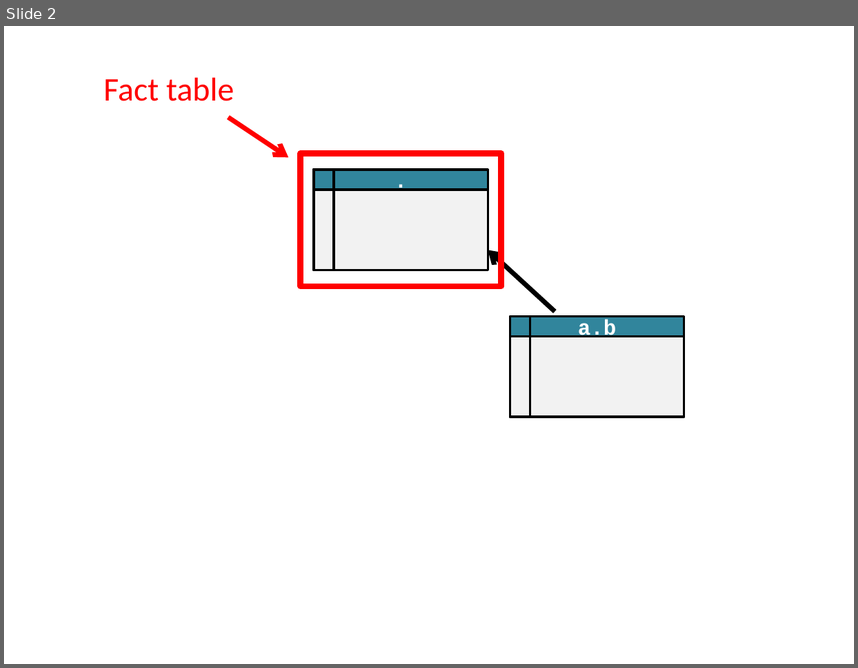
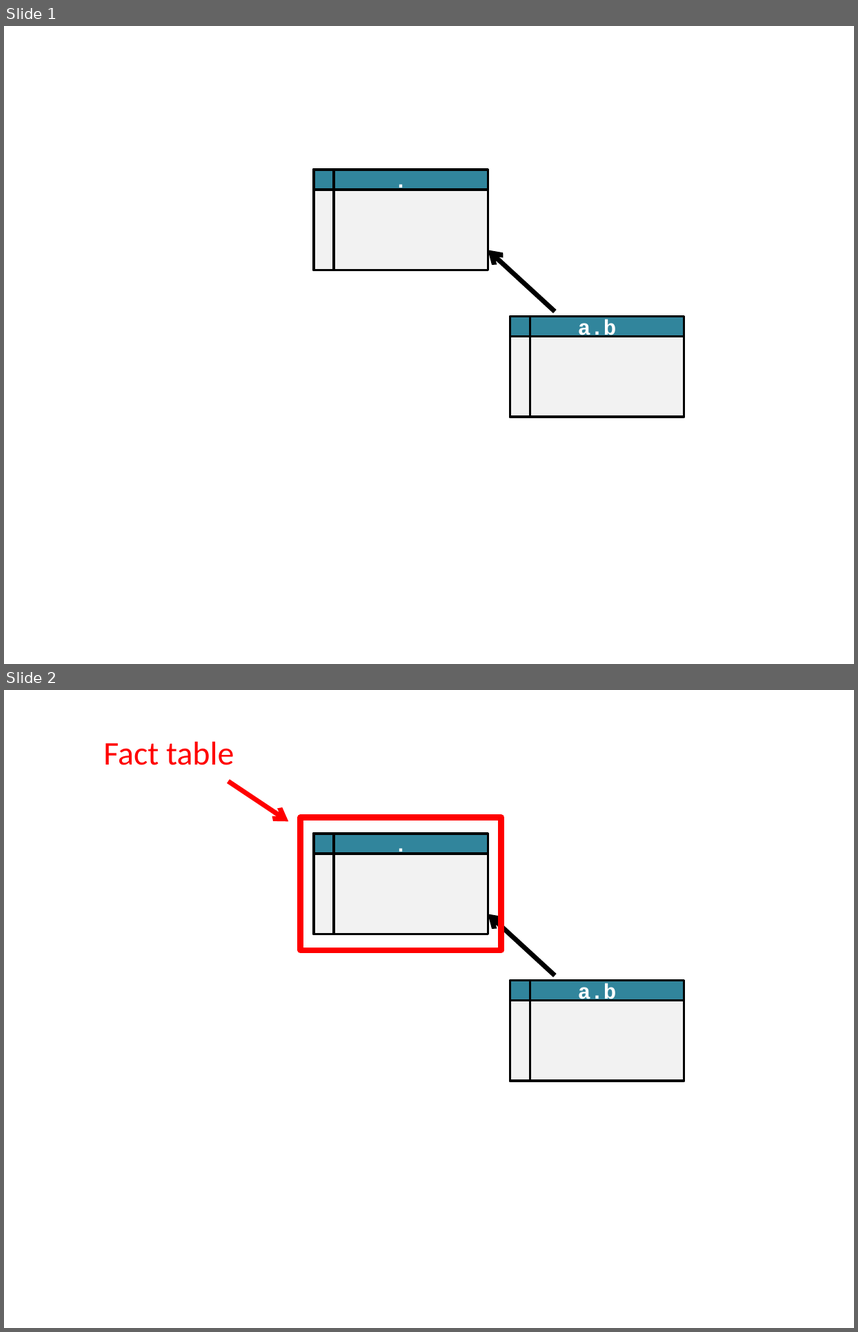
Before and after one commit to mozilla/jx-sqlite, a slide deck: docs/perspectives.pptx. Shown one above the other, each under a label of ours: slide 2 before the commit, slides 1 and 2 after it. The pictures are 858x668 and 858x1332 pixels, drawn with LibreOffice and Linux fonts; fonts in the diff are those of the drawing. Boxes give left, top, right and bottom in pixels: in the first picture for what was removed or moved away, otherwise in the second. Text is boxed around its words. In the diff, an @@ line names an element or a change of style, - is before the commit and + after.

```diff
--- a/docs/perspectives.pptx
+++ b/docs/perspectives.pptx
@@ slide 1 added at [4, 26, 854, 664], background #FFFFFF @@
@@ rectangle added at [314, 170, 488, 270], fill #F2F2F2, outline #000000 2 pt @@
@@ rectangle added at [314, 170, 488, 190], fill #31859C, outline #000000 2 pt, 18 pt, text #FFFFFF, bold @@
+.
@@ rectangle added at [314, 170, 335, 270], outline #000000 2 pt @@
@@ arrow added from (555, 312) to (488, 250), #000000 4 pt @@
@@ rectangle added at [510, 316, 684, 416], fill #F2F2F2, outline #000000 2 pt @@
@@ rectangle added at [510, 316, 684, 336], fill #31859C, outline #000000 2 pt, 18 pt, text #FFFFFF, bold @@
+a.b
@@ rectangle added at [510, 316, 530, 416], outline #000000 2 pt @@
```
Also in this commit, not shown: 1 slide changed, 3 other slides added, 3 slides removed.
